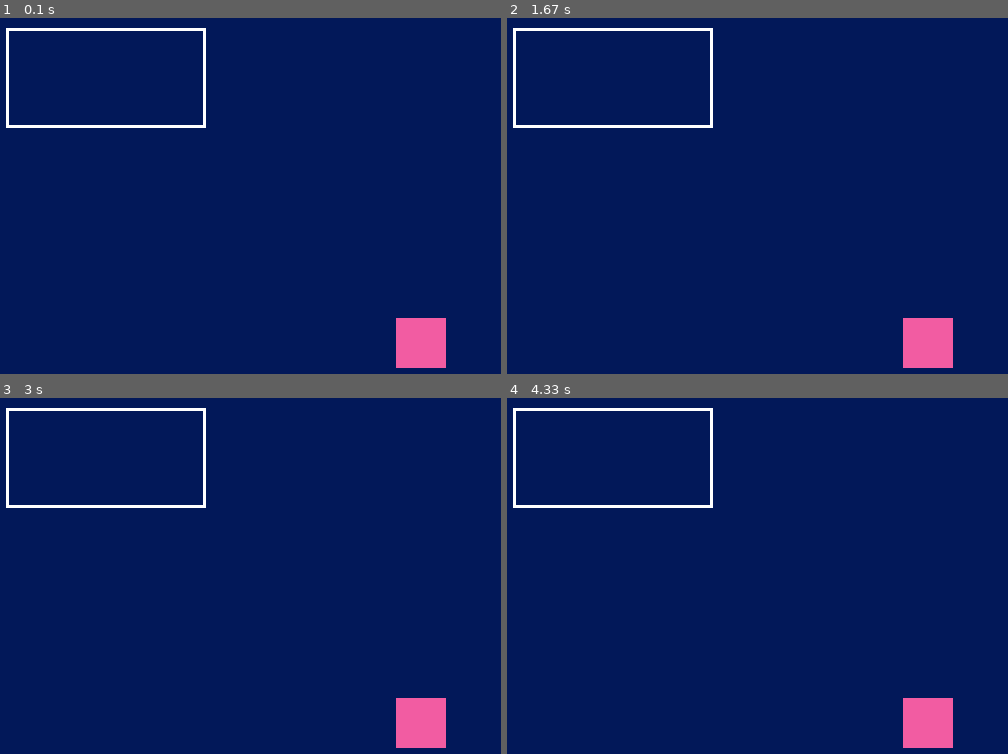
Above: before the commit, frames 1-4 (two rows, left to right).
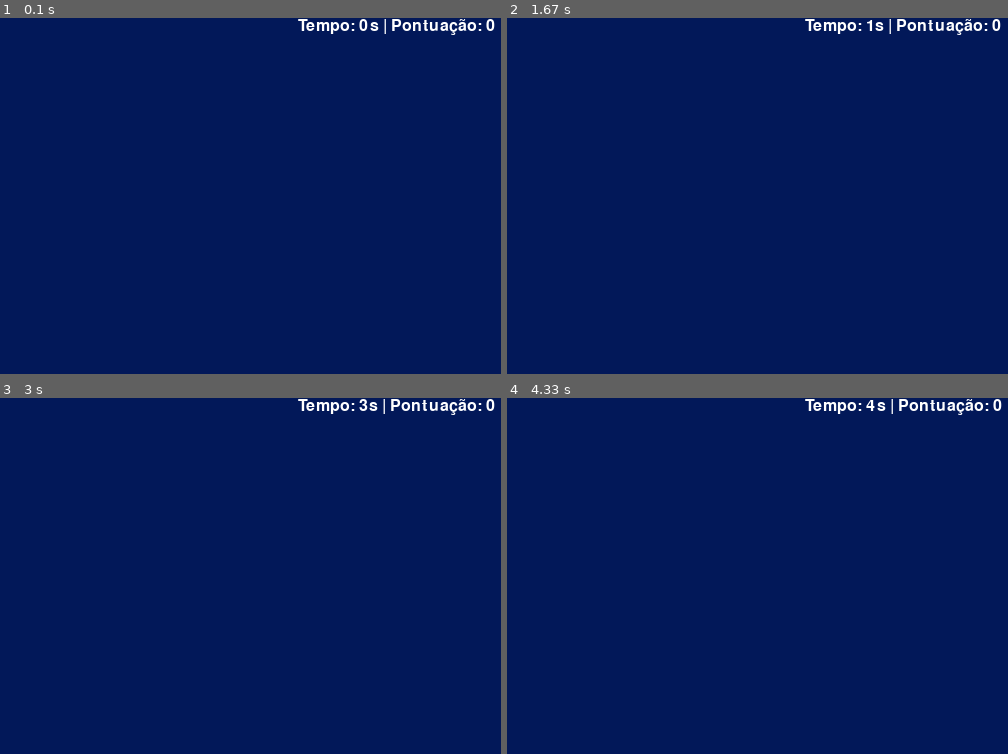
Above: after the commit, the same moments.

Repository: taohansens/Infnet
Game: pygame game, started from Bloco I/Fundamentos do Desenvolvimento Python/Aula 07 PyGame/quadradinho.py
The game is run twice, just before and just after one commit, with the same random seed, the same clock (stepped at 60 frames per second) and the same inputs.
Inputs:
- Up to frame 1 (0.1 s): no input
- Up to frame 2 (1.67 s): no input
- Up to frame 3 (3 s): no input
- Up to frame 4 (4.33 s): no input

The runs differ from the first frame. In frame 1, 3.0% of the frame differs, in the area x 1-99%, y 0-99%; in frame 2, 3.0%; in frame 3, 3.0%; in frame 4, 3.0%.

Commit message:
add logica de tempo, mostra na tela segundos

Diff:
--- a/Bloco I/Fundamentos do Desenvolvimento Python/Aula 07 PyGame/quadradinho.py
+++ b/Bloco I/Fundamentos do Desenvolvimento Python/Aula 07 PyGame/quadradinho.py
@@ -23,6 +23,15 @@
 pontos = 0
 # variavel para contar qtos segundos passaram
 conta_segundos = 0
+
+#Para imprimir o texto com o tempo e a pontuação corrente
+def mostra_tempo(tempo, pontos):
+    font = pygame.font.Font(None, 24)
+    text = font.render("Tempo: " + str(tempo) + "s | Pontuação: " + str(pontos), 1, white)
+    textpos = text.get_rect(centerx=tela.get_width()//2)
+    tela.blit(text, textpos)
+
+
 terminou = False
 while not terminou:
     # atualiza a tela
@@ -38,10 +47,7 @@
 
     tela.fill(darkBlue)
 
-    # Desenha um retângulo não preenchido com linha
-    pygame.draw.rect(tela, white, (10, 10, 200, 100), 3)
-    # Desenha um retângulo preenchido
-    pygame.draw.rect(tela, pink, (400, 300, 50, 50))
+    mostra_tempo(conta_segundos, pontos)
 
     # atualiza o desenho na tela
     pygame.display.update()
